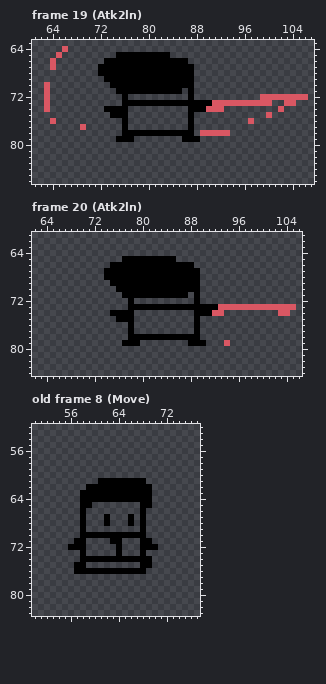
Pixel-art file: Assets/New-Sprites/Char.aseprite. Above is the file before it was changed.
128x128 pixels, 31 frames. Shown: frame 19 (Atk2ln): x 61..107, y 63..86; frame 20 (Atk2ln): x 62..106, y 61..84; old frame 8 (Move): x 50..77, y 52..83. The commit also changed other frames, which this record leaves out.
Now the later version:
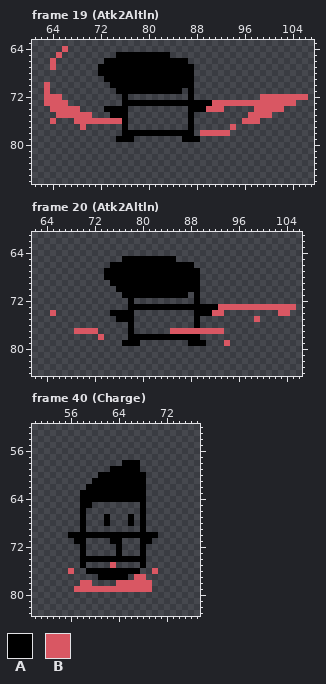
Palette (. is transparent): A #000000  B #d95763
A new or re-ordered frame is compared with the old frame closest to it.
Message: * Update player ase file
Change:
{"change": "frames 31 -> 70"}
{"where": "frame 19 (Atk2Altln), layer \"Weapon\""}
{"frame":19,"y":72,"x":64,"old":"..","new":"BB"}
{"frame":19,"y":73,"x":64,"old":"...","new":"BBB"}
{"frame":19,"y":73,"x":101,"old":"..","new":"BB"}
{"frame":19,"y":74,"x":63,"old":"B.....","new":".BBBBB"}
{"frame":19,"y":74,"x":98,"old":"....","new":"BBBB"}
{"frame":19,"y":75,"x":65,"old":"......","new":"BBBBBB"}
{"frame":19,"y":75,"x":97,"old":"...","new":"BBB"}
{"frame":19,"y":76,"x":68,"old":"........","new":"BBBBBBBB"}
{"frame":19,"y":76,"x":96,"old":".","new":"B"}
{"frame":19,"y":76,"x":98,"old":".","new":"B"}
{"frame":19,"y":77,"x":94,"old":".","new":"B"}
{"where": "frame 20 (Atk2Altln), layer \"Weapon\""}
{"frame":20,"y":74,"x":65,"old":".","new":"B"}
{"frame":20,"y":75,"x":99,"old":".","new":"B"}
{"frame":20,"y":77,"x":69,"old":"....","new":"BBBB"}
{"frame":20,"y":77,"x":85,"old":"....A....","new":"BBBBBBBBB"}
{"frame":20,"y":78,"x":73,"old":".","new":"B"}
{"where": "frame 40 (Charge) is new; against old frame 8 (Move), layers \"Weapon\", \"Player\""}
{"frame":40,"y":58,"x":65,"old":"...","new":"AAA"}
{"frame":40,"y":59,"x":63,"old":".....","new":"AAAAA"}
{"frame":40,"y":60,"x":61,"old":"........","new":"AAAAAAAA"}
{"frame":40,"y":61,"x":60,"old":".","new":"A"}
{"frame":40,"y":62,"x":69,"old":"A","new":"."}
{"frame":40,"y":63,"x":69,"old":"A","new":"."}
{"frame":40,"y":64,"x":69,"old":"A","new":"."}
{"frame":40,"y":65,"x":69,"old":"A","new":"."}
{"frame":40,"y":70,"x":56,"old":"..","new":"AA"}
{"frame":40,"y":70,"x":69,"old":"..","new":"AA"}
{"frame":40,"y":72,"x":56,"old":"AA","new":".."}
{"frame":40,"y":72,"x":69,"old":"AA","new":".."}
{"frame":40,"y":74,"x":69,"old":"A","new":"."}
{"frame":40,"y":75,"x":57,"old":"A","new":"."}
{"frame":40,"y":75,"x":63,"old":".","new":"B"}
{"frame":40,"y":75,"x":69,"old":"A","new":"."}
{"frame":40,"y":76,"x":56,"old":".AA","new":"B.."}
{"frame":40,"y":76,"x":68,"old":"A","new":"."}
{"frame":40,"y":76,"x":70,"old":".","new":"B"}
{"frame":40,"y":77,"x":61,"old":".....","new":"AAAAA"}
{"frame":40,"y":77,"x":67,"old":"..","new":"BB"}
{"frame":40,"y":78,"x":58,"old":"..","new":"BB"}
{"frame":40,"y":78,"x":64,"old":"......","new":"BBBBBB"}
{"frame":40,"y":79,"x":57,"old":".............","new":"BBBBBBBBBBBBB"}
